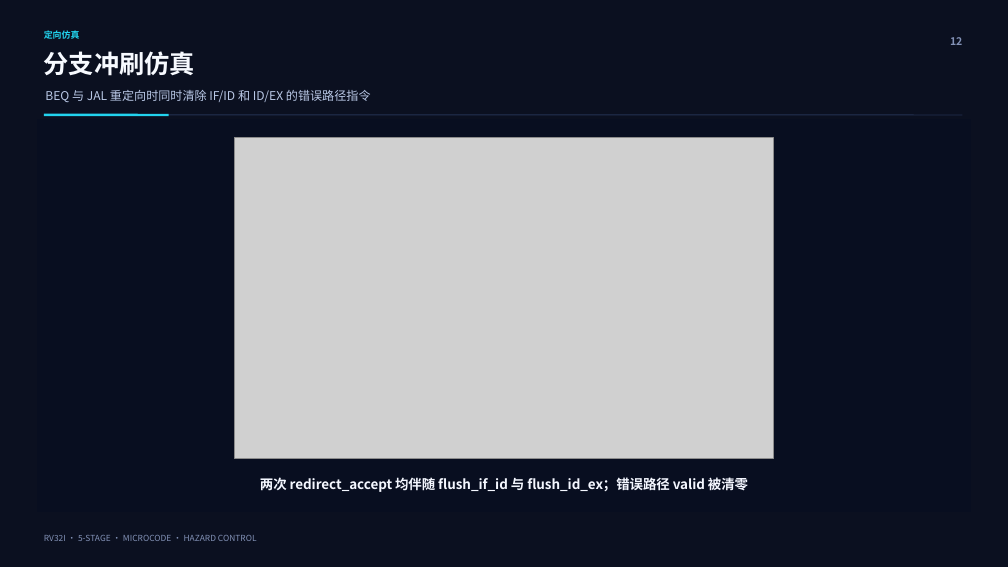
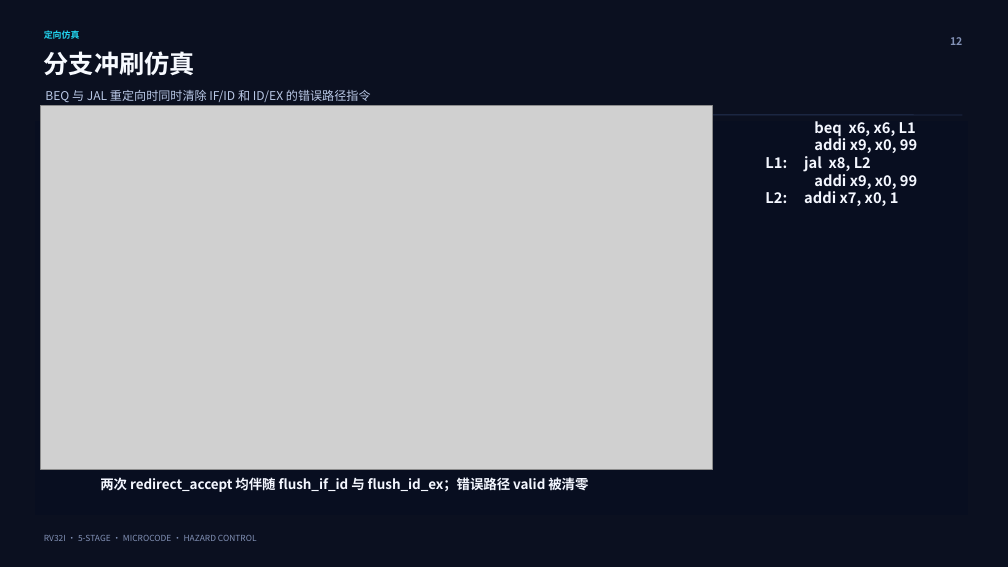
Before and after one commit to Neon246760/CPU-Course-Design, a slide deck: slide 12 of docs/中期汇报ppt/计组中期_含仿真波形_三人答辩补充版_修复版.pptx. Drawn at 1008x567 pixels with LibreOffice and Linux fonts; fonts in the diff are those of the drawing; grey boxes stand for pictures. Boxes give left, top, right and bottom in pixels: in the first picture for what was removed or moved away, otherwise in the second. Text is boxed around its words. In the diff, an @@ line names an element or a change of style, - is before the commit and + after.

```diff
--- a/docs/中期汇报ppt/计组中期_含仿真波形_三人答辩补充版_修复版.pptx
+++ b/docs/中期汇报ppt/计组中期_含仿真波形_三人答辩补充版_修复版.pptx
@@ picture: place and size @@
-picture at (234, 138, 774, 458)
+picture at (41, 106, 712, 470)
@@ line removed from (44, 115) to (169, 115) @@
@@ text added at (804, 121, 917, 206), 14 pt, text #F4F7FF, bold @@
+beq x6, x6, L1
+addi x9, x0, 99
+L1: jal x8, L2
+addi x9, x0, 99
+L2: addi x7, x0, 1
@@ text "两次 redirect_accept 均伴随 flush_if_id 与 ..." at (100, 475, 588, 493): alignment centre to left @@
```
Also in this commit, not shown: 4 other slides changed, 3 other files.
